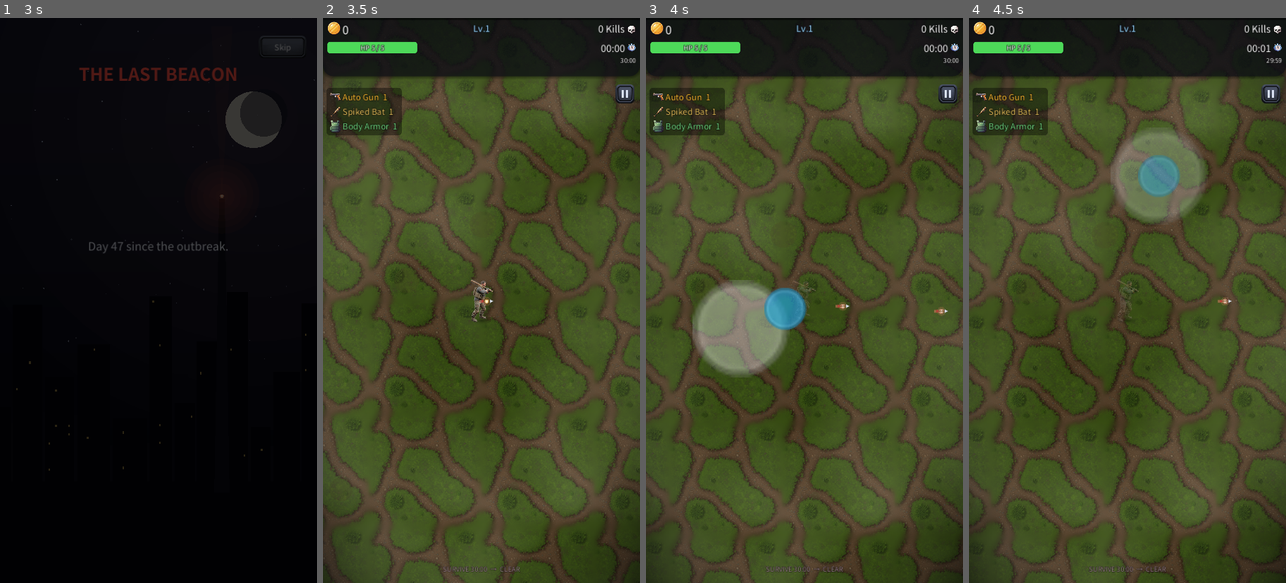
Above: before the commit, frames 1-4 (left to right).
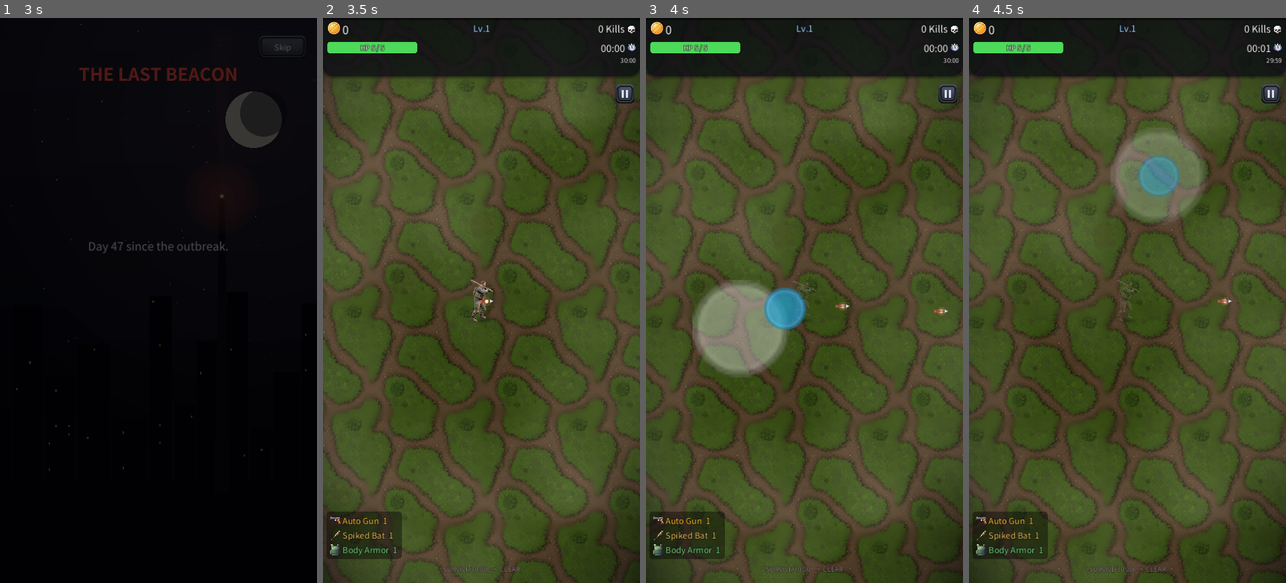
Above: after the commit, the same moments.

Repository: kosj/game_action_defence
Game: Godot game, scene res://scenes/TitleScreen.tscn
Same seed, same stepped clock (60 frames per second), same inputs: the game is played once before the commit and once after it. Sound files missing from this copy of the repository are replaced by a short silence.
Inputs (mouse positions are in pixels of both pictures, inside the frame that each line leads up to):
- Up to frame 1 (3 s): tap Enter at 0.5 s; move the mouse to (228, 272) at 0.52 s; click (228, 272) at 0.67 s; click "New Game" at 1.25 s; click "New Game" at 2 s; click "Skip" at 2.75 s
- Up to frame 2 (3.5 s): no input
- Up to frame 3 (4 s): drag from (741, 328) to (804, 300) at 3.52 s
- Up to frame 4 (4.5 s): move the mouse to (1159, 176) at 4.27 s; click (1159, 176) at 4.42 s

Frame 1 is identical in both runs. In frame 2, 3.6% of the frame differs, in the area x 1-25%, y 12-96%; in frame 3, 3.6%; in frame 4, 3.6%.

Commit message:
Loadout to bottom-left; chest rewards scale with rarity; "?" count hints it
- HUD loadout list moves from the upper-left to the bottom-left, sitting just
  above the goal hint and growing upward as items are acquired.
- Chests now grant 1/2/3/4 rewards for common/rare/epic/legendary. The first
  reward rolls from the chest's own tier; bonus rewards roll from the lesser
  pools (60% common / 40% rare). All rewards are listed on the reveal panel
  and applied together after it closes.
- The anticipation phase shows as many pulsing "?" marks as there are rewards
  (each with a slightly different pulse period), so the count itself teases
  the haul before the payoff.

Verified: 200 rolls with zero count mismatches and the expected tier
distribution; 6 consecutive reveal cycles resume cleanly with no tween errors.

Diff:
--- a/scripts/ChestRewardPanel.gd
+++ b/scripts/ChestRewardPanel.gd
@@ -11,17 +11,17 @@
 
 ## 등급 정의 — 확률 가중치(행운 패시브가 상위 등급을 끌어올린다)와 연출 파라미터.
 const _RARITY := [
-	{"key": "common",    "title": "COMMON",        "col": Color(0.80, 0.84, 0.90), "flash": 0.0,  "shake": 0.0, "spark": 14, "hold": 1.6, "build": 0.7},
-	{"key": "rare",      "title": "RARE !",        "col": Color(0.35, 0.65, 1.00), "flash": 0.25, "shake": 3.0, "spark": 26, "hold": 2.0, "build": 1.0},
-	{"key": "epic",      "title": "EPIC !!",       "col": Color(0.75, 0.45, 1.00), "flash": 0.5,  "shake": 6.0, "spark": 44, "hold": 2.4, "build": 1.4},
-	{"key": "legendary", "title": "LEGENDARY !!!", "col": Color(1.00, 0.82, 0.25), "flash": 0.85, "shake": 10.0, "spark": 70, "hold": 3.0, "build": 1.9},
+	{"key": "common",    "title": "COMMON",        "col": Color(0.80, 0.84, 0.90), "flash": 0.0,  "shake": 0.0, "spark": 14, "hold": 1.6, "build": 0.7, "count": 1},
+	{"key": "rare",      "title": "RARE !",        "col": Color(0.35, 0.65, 1.00), "flash": 0.25, "shake": 3.0, "spark": 26, "hold": 2.0, "build": 1.0, "count": 2},
+	{"key": "epic",      "title": "EPIC !!",       "col": Color(0.75, 0.45, 1.00), "flash": 0.5,  "shake": 6.0, "spark": 44, "hold": 2.4, "build": 1.4, "count": 3},
+	{"key": "legendary", "title": "LEGENDARY !!!", "col": Color(1.00, 0.82, 0.25), "flash": 0.85, "shake": 10.0, "spark": 70, "hold": 3.0, "build": 1.9, "count": 4},
 ]
 
 static var _open_now: bool = false   # 동시 개봉 가드 — 이미 열려 있으면 연출 없이 즉시 지급
 
 var _did_pause: bool = false
 var _closed: bool = false
-var _apply: Callable            # 닫힐 때 실행할 보상 적용
+var _applies: Array = []        # 닫힐 때 실행할 보상 적용(등급이 높을수록 여러 개)
 var _panel: PanelContainer
 var _auto_left: float = 0.0
 
@@ -30,7 +30,8 @@
 static func open(parent: Node) -> void:
 	var reward := _roll()
 	if _open_now:
-		reward["apply"].call()   # 겹침(연속 개봉) — 연출 생략하고 보상만 지급
+		for a in reward["applies"]:   # 겹침(연속 개봉) — 연출 생략하고 보상만 지급
+			a.call()
 		return
 	var p = (load("res://scripts/ChestRewardPanel.gd") as GDScript).new()
 	p._setup(reward)
@@ -54,11 +55,27 @@
 
 	# 골드는 경과 시간에 따라 증가(후반 상자가 더 달다).
 	var gscale := 1.0 + (Events.elapsed_time / 60.0) * 0.10
-	match rarity:
-		3: return _roll_legendary(gscale)
-		2: return _roll_epic(gscale)
-		1: return _roll_rare(gscale)
-		_: return _roll_common(gscale)
+	# 등급이 높을수록 보상 개수가 많다(1/2/3/4). 첫 보상은 해당 등급 풀에서,
+	# 나머지 보너스는 하위 등급(일반 60%/고급 40%) 풀에서 추가로 뽑는다.
+	var count := int(_RARITY[rarity]["count"])
+	var texts: Array = []
+	var applies: Array = []
+	var main := _roll_tier(rarity, gscale)
+	texts.append(main["text"])
+	applies.append(main["apply"])
+	for i in range(count - 1):
+		var extra := _roll_tier(1 if randf() < 0.4 else 0, gscale)
+		texts.append(extra["text"])
+		applies.append(extra["apply"])
+	return {"rarity": rarity, "texts": texts, "applies": applies}
+
+
+static func _roll_tier(t: int, gs: float) -> Dictionary:
+	match t:
+		3: return _roll_legendary(gs)
+		2: return _roll_epic(gs)
+		1: return _roll_rare(gs)
+		_: return _roll_common(gs)
 
 
 static func _roll_common(gs: float) -> Dictionary:
@@ -144,9 +161,10 @@
 ##            (2) 공개(짜잔) — 섬광 + 파티클 분출 + 패널 팝으로 보상을 드러낸다.
 ## 탭: 기대 단계에서는 즉시 공개로 건너뛰고, 공개 후에는 닫는다.
 func _setup(reward: Dictionary) -> void:
-	_apply = reward["apply"]
+	_applies = reward["applies"]
 	set_meta("rarity", reward["rarity"])
-	set_meta("text", reward["text"])
+	set_meta("text", "\n".join(reward["texts"]))
+	set_meta("count", reward["texts"].size())
 
 
 var _phase: int = 0            # 0=기대(암시) 1=공개
@@ -214,22 +232,29 @@
 	gt.tween_property(glow, "modulate:a", 1.0, 0.25)
 	gt.tween_property(glow, "scale", Vector2(1.15, 1.15), build).set_trans(Tween.TRANS_QUAD).set_ease(Tween.EASE_IN)
 
-	# 두근거리는 "?" — 무엇이 나올지 모르는 긴장.
-	var q := Label.new()
-	q.text = "?"
-	q.add_theme_font_size_override("font_size", 88)
-	q.add_theme_color_override("font_color", Color(minf(_col.r * 1.2 + 0.1, 1.0), minf(_col.g * 1.2 + 0.1, 1.0), minf(_col.b * 1.2 + 0.1, 1.0)))
-	q.horizontal_alignment = HORIZONTAL_ALIGNMENT_CENTER
-	q.vertical_alignment = VERTICAL_ALIGNMENT_CENTER
-	q.size = Vector2(120, 140)
-	q.position = Vector2(360 - 60, 560 - 70)
-	q.pivot_offset = Vector2(60, 70)
-	UITheme.heading(q)
-	_antic.add_child(q)
-	var pulse := create_tween().set_loops()
-	_antic_tws.append(pulse)
-	pulse.tween_property(q, "scale", Vector2(1.14, 1.14), 0.16).set_trans(Tween.TRANS_SINE)
-	pulse.tween_property(q, "scale", Vector2(0.95, 0.95), 0.16).set_trans(Tween.TRANS_SINE)
+	# 두근거리는 "?" — 개수가 곧 이번 상자의 보상 개수(등급 암시와 함께 이중 힌트).
+	var qn := int(get_meta("count", 1))
+	var qcol := Color(minf(_col.r * 1.2 + 0.1, 1.0), minf(_col.g * 1.2 + 0.1, 1.0), minf(_col.b * 1.2 + 0.1, 1.0))
+	var spacing := 96.0
+	var start_x := 360.0 - spacing * float(qn - 1) * 0.5
+	for qi in qn:
+		var q := Label.new()
+		q.text = "?"
+		q.add_theme_font_size_override("font_size", 74 if qn >= 3 else 88)
+		q.add_theme_color_override("font_color", qcol)
+		q.horizontal_alignment = HORIZONTAL_ALIGNMENT_CENTER
+		q.vertical_alignment = VERTICAL_ALIGNMENT_CENTER
+		q.size = Vector2(96, 140)
+		q.position = Vector2(start_x + spacing * float(qi) - 48.0, 560 - 70)
+		q.pivot_offset = Vector2(48, 70)
+		UITheme.heading(q)
+		_antic.add_child(q)
+		# 개체마다 주기를 살짝 달리해 자연스럽게 어긋나며 두근거린다.
+		var pulse := create_tween().set_loops()
+		_antic_tws.append(pulse)
+		var dur := 0.15 + 0.025 * float(qi)
+		pulse.tween_property(q, "scale", Vector2(1.14, 1.14), dur).set_trans(Tween.TRANS_SINE)
+		pulse.tween_property(q, "scale", Vector2(0.95, 0.95), dur).set_trans(Tween.TRANS_SINE)
 
 	# 은은한 상승 입자 — 등급이 높을수록 짙게.
 	var drift := CPUParticles2D.new()
@@ -421,6 +446,7 @@
 	_open_now = false
 	if _did_pause:
 		get_tree().paused = false
-	if _apply.is_valid():
-		_apply.call()
+	for a in _applies:
+		if a is Callable and a.is_valid():
+			a.call()
 	queue_free()
--- a/scripts/HUD.gd
+++ b/scripts/HUD.gd
@@ -540,8 +540,13 @@
 	# 밝은 필드 위에서도 잘 읽히도록 반투명 어두운 패널을 배경에 깔고(내용에 맞춰 자동 크기),
 	# 그 안에 아이템 목록을 담는다.
 	var panel := PanelContainer.new()
+	# 좌측 "하단" 정렬 — 바닥 목표 힌트(하단 44px) 바로 위에 붙이고, 아이템이 늘면 위로 자란다.
+	panel.anchor_top = 1.0
+	panel.anchor_bottom = 1.0
 	panel.offset_left = 8.0
-	panel.offset_top = 158.0
+	panel.offset_top = -54.0
+	panel.offset_bottom = -54.0
+	panel.grow_vertical = Control.GROW_DIRECTION_BEGIN
 	panel.mouse_filter = Control.MOUSE_FILTER_IGNORE
 	var sb := StyleBoxFlat.new()
 	sb.bg_color = Color(0.0, 0.0, 0.0, 0.40)
